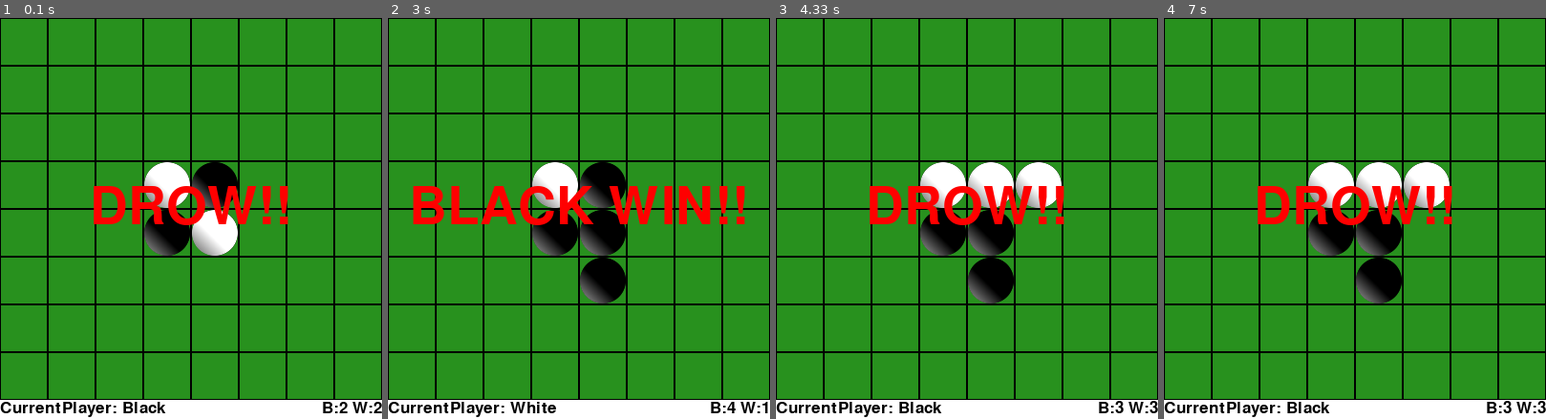
Above: before the commit, frames 1-4 (left to right).
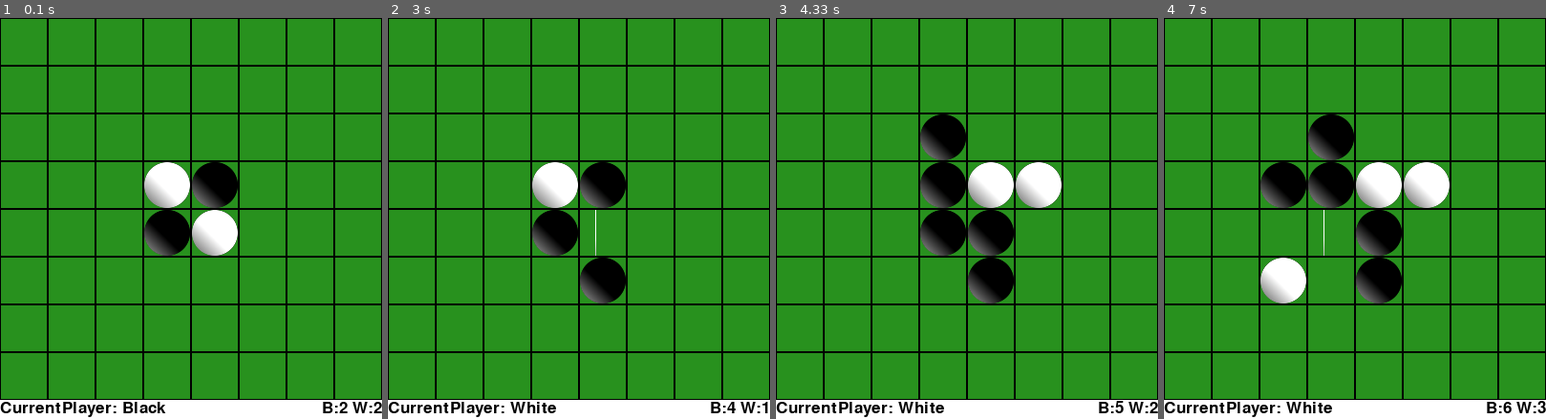
Above: after the commit, the same moments.

Repository: mrsaa2000/Reversi
Game: pygame game, started from pygame_ver.py
Two runs of this game, one before a commit and one after it. Both use one fixed random seed, a clock stepped at 60 frames per second and the inputs below.
Inputs (mouse positions are in pixels of both pictures, inside the frame that each line leads up to):
- Up to frame 1 (0.1 s): no input
- Up to frame 2 (3 s): click (701, 206) at 0.38 s; click (582, 258) at 2.72 s
- Up to frame 3 (4.33 s): click (1043, 186) at 3.55 s
- Up to frame 4 (7 s): click (1263, 290) at 5.88 s; click (1270, 186) at 6.72 s

The runs differ from the first frame. In frame 1, 2.6% of the frame differs, in the area x 24-76%, y 41-52%; in frame 2, 5.0%; in frame 3, 4.8%; in frame 4, 7.5%, in the area x 24-91%, y 24-99%.

Commit message:
Add flip animation

Diff:
--- a/pygame_ver.py
+++ b/pygame_ver.py
@@ -1,49 +1,100 @@
 import pygame
 from pygame.locals import *
 import reversiCore
+import os
 import sys
+import threading
 
 
 SQ_SIZE = 50
 BOARD_SIZE = reversiCore.SQ_NUM * SQ_SIZE
 SCR_RECT = Rect(0, 0, reversiCore.SQ_NUM * SQ_SIZE, reversiCore.SQ_NUM * SQ_SIZE + 20)
+BLACK_IMG = pygame.image.load(os.path.join('img', 'black.png'))
+WHITE_IMG = pygame.image.load(os.path.join('img', 'white.png'))
+
+
+class FlipStone(pygame.sprite.Sprite):
+
+    speed = 3
+
+    def __init__(self, y, x, color):
+        super(FlipStone, self).__init__(self.containers)
+        self.before = WHITE_IMG
+        self.after = BLACK_IMG
+        if color == reversiCore.Stone.WHITE:
+            self.before = BLACK_IMG
+            self.after = WHITE_IMG
+        self.image = self.before
+        self.width = self.image.get_width()
+        self.height = self.image.get_height()
+        self.is_before = True  # 返す前か
+        self.rect = self.image.get_rect(topleft=(x * SQ_SIZE, y * SQ_SIZE))
+
+    def update(self):
+        if self.is_before:
+            self.rect.move_ip(self.speed / 2, 0)
+            if self.width == 1:
+                self.image = pygame.transform.scale(self.after, (self.width, self.height))
+                self.is_before = False
+            else:
+                self.width -= self.speed
+                if self.width <= 1:
+                    self.width = 1
+                self.image = pygame.transform.scale(self.before, (self.width, self.height))
+        else:
+            self.rect.move_ip(-self.speed / 2, 0)
+            if self.image.get_width() >= self.after.get_width():
+                self.before, self.after = self.after, self.before
+                self.image = self.before
+                super(FlipStone, self).kill()
+            else:
+                self.width += self.speed
+                self.image = pygame.transform.scale(self.after, (self.width, self.height))
 
 
 class Game(object):
 
     def __init__(self):
         pygame.init()
-        screen = pygame.display.set_mode(SCR_RECT.size)
+        self.screen = pygame.display.set_mode(SCR_RECT.size)
+        clock = pygame.time.Clock()
         self.reversi = reversiCore.Reversi()
-        self.black_img = pygame.image.load('img/black.png').convert_alpha()
-        self.white_img = pygame.image.load('img/white.png').convert_alpha()
-        self.reversi.state = reversiCore.State.GAMEOVER
-        clock = pygame.time.Clock()
+        # sprite group
+        self.all = pygame.sprite.RenderUpdates()
+        FlipStone.containers = self.all
+        self.flip_stones = [[None for x in range(reversiCore.SQ_NUM)]
+                            for y in range(reversiCore.SQ_NUM)]
         while True:
-            clock.tick(30)
+            clock.tick(60)
             self.event_handler()
-            self.draw(screen)
+            self.draw()
             pygame.display.update()
 
-    def draw(self, screen):
-        screen.fill((255, 255, 255))
-        self.draw_board(screen)
-        self.draw_text(screen)
+    def draw(self):
+        self.screen.fill((255, 255, 255))
+        self.draw_board()
+        self.draw_text()
+        self.all.draw(self.screen)
+        self.all.update()
         if self.reversi.state == reversiCore.State.GAMEOVER:
-            self.draw_result(screen)
+            self.draw_result()
 
-    def draw_board(self, screen):
-        pygame.draw.rect(screen, (40, 145, 30), Rect(0, 0, BOARD_SIZE, BOARD_SIZE))
+    def draw_board(self):
+        """盤面描画"""
+        pygame.draw.rect(self.screen, (40, 145, 30), Rect(0, 0, BOARD_SIZE, BOARD_SIZE))
         for y in range(reversiCore.SQ_NUM):
             for x in range(reversiCore.SQ_NUM):
-                pygame.draw.rect(screen, (0, 0, 0),
+                pygame.draw.rect(self.screen, (0, 0, 0),
                                  Rect(x * SQ_SIZE, y * SQ_SIZE, SQ_SIZE, SQ_SIZE), 1)
-                if self.reversi.board[y][x] == reversiCore.Stone.BLACK:
-                    screen.blit(self.black_img, (x * SQ_SIZE, y * SQ_SIZE))
-                elif self.reversi.board[y][x] == reversiCore.Stone.WHITE:
-                    screen.blit(self.white_img, (x * SQ_SIZE, y * SQ_SIZE))
+                # アニメーション中は表示しない
+                if not self.flip_stones[y][x] or not self.flip_stones[y][x].alive():
+                    if self.reversi.board[y][x] == reversiCore.Stone.BLACK:
+                        self.screen.blit(BLACK_IMG, (x * SQ_SIZE, y * SQ_SIZE))
+                    elif self.reversi.board[y][x] == reversiCore.Stone.WHITE:
+                        self.screen.blit(WHITE_IMG, (x * SQ_SIZE, y * SQ_SIZE))
 
-    def draw_text(self, screen):
+    def draw_text(self):
+        """現在のプレイヤーと石の数の表示"""
         font = pygame.font.SysFont(None, 25)
         player = ''
         if self.reversi.turn == reversiCore.Stone.BLACK:
@@ -54,10 +105,11 @@
         score = font.render('B:{} W:{}'.format(self.reversi.get_black_score(),
                                                self.reversi.get_white_score()),
                             True, (0, 0, 0))
-        screen.blit(turn, (0, BOARD_SIZE))
-        screen.blit(score, (BOARD_SIZE - score.get_width(), BOARD_SIZE))
+        self.screen.blit(turn, (0, BOARD_SIZE))
+        self.screen.blit(score, (BOARD_SIZE - score.get_width(), BOARD_SIZE))
 
-    def draw_result(self, screen):
+    def draw_result(self):
+        """勝敗表示"""
         font = pygame.font.SysFont(None, 80)
         s = ''
         black = self.reversi.get_black_score()
@@ -69,8 +121,8 @@
         elif black == white:
             s = 'DROW!!'
         result = font.render(s, True, (255, 0, 0))
-        screen.blit(result, (((BOARD_SIZE - result.get_width()) / 2,
-                              (BOARD_SIZE - result.get_height()) / 2)))
+        self.screen.blit(result, (((BOARD_SIZE - result.get_width()) / 2,
+                                   (BOARD_SIZE - result.get_height()) / 2)))
 
     def event_handler(self):
         for event in pygame.event.get():
@@ -79,10 +131,28 @@
                 sys.exit()
             if event.type == MOUSEBUTTONDOWN and event.button == 1:
                 x, y = int(event.pos[0] // SQ_SIZE), int(event.pos[1] // SQ_SIZE)
-                self.reversi.turn_action(y, x)
+                self.turn_action(y, x)
                 if (self.reversi.state == reversiCore.State.PLAY and
                         self.reversi.turn == self.reversi.cpu_player):
-                    self.reversi.cpu()
+                    cpu = threading.Thread(target=self.cpu_action, name='cpu')
+                    cpu.start()
+
+    def turn_action(self, y, x):
+        directions = self.reversi.is_put(y, x)
+        if directions:
+            self.reversi.board[y][x] = self.reversi.turn
+            # flip
+            for flip_point in self.reversi.get_flip_points(y, x, directions):
+                f_y, f_x = flip_point
+                self.flip_stones[f_y][f_x] = FlipStone(f_y, f_x, self.reversi.turn)
+                self.reversi.board[f_y][f_x] = self.reversi.turn
+            self.reversi.check_gameover()
+            self.reversi.change_turn()
+
+    def cpu_action(self):
+        pygame.time.wait(1000)
+        y, x = self.reversi.cpu()
+        self.turn_action(y, x)
 
 
 if __name__ == '__main__':
